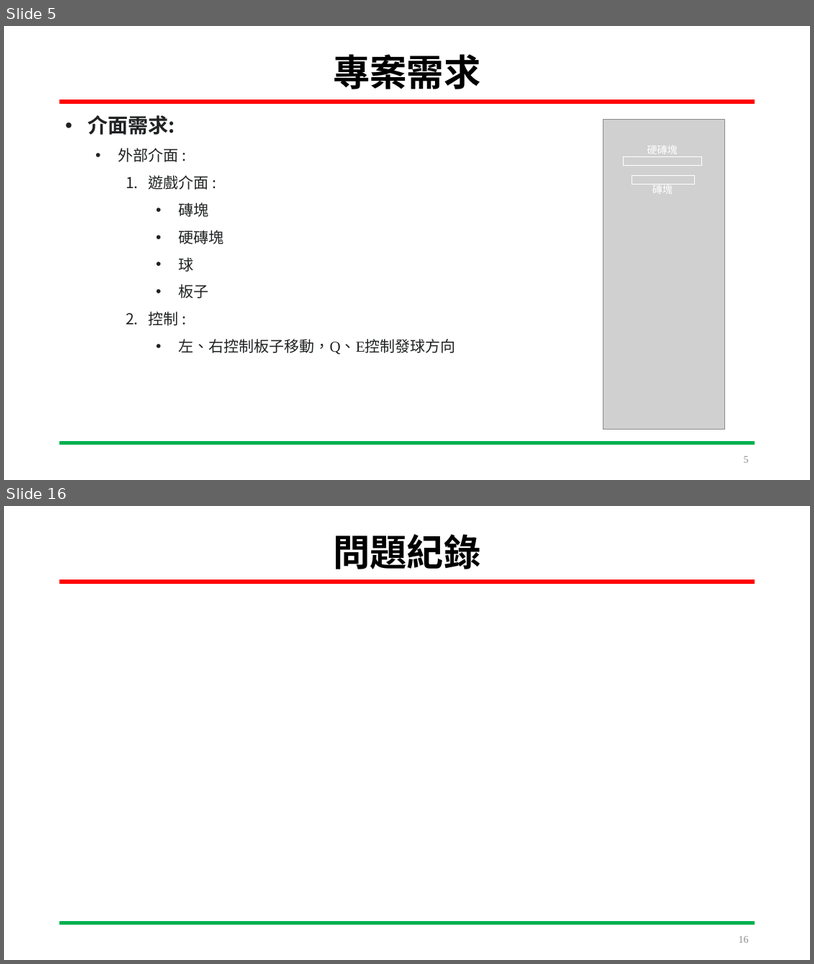
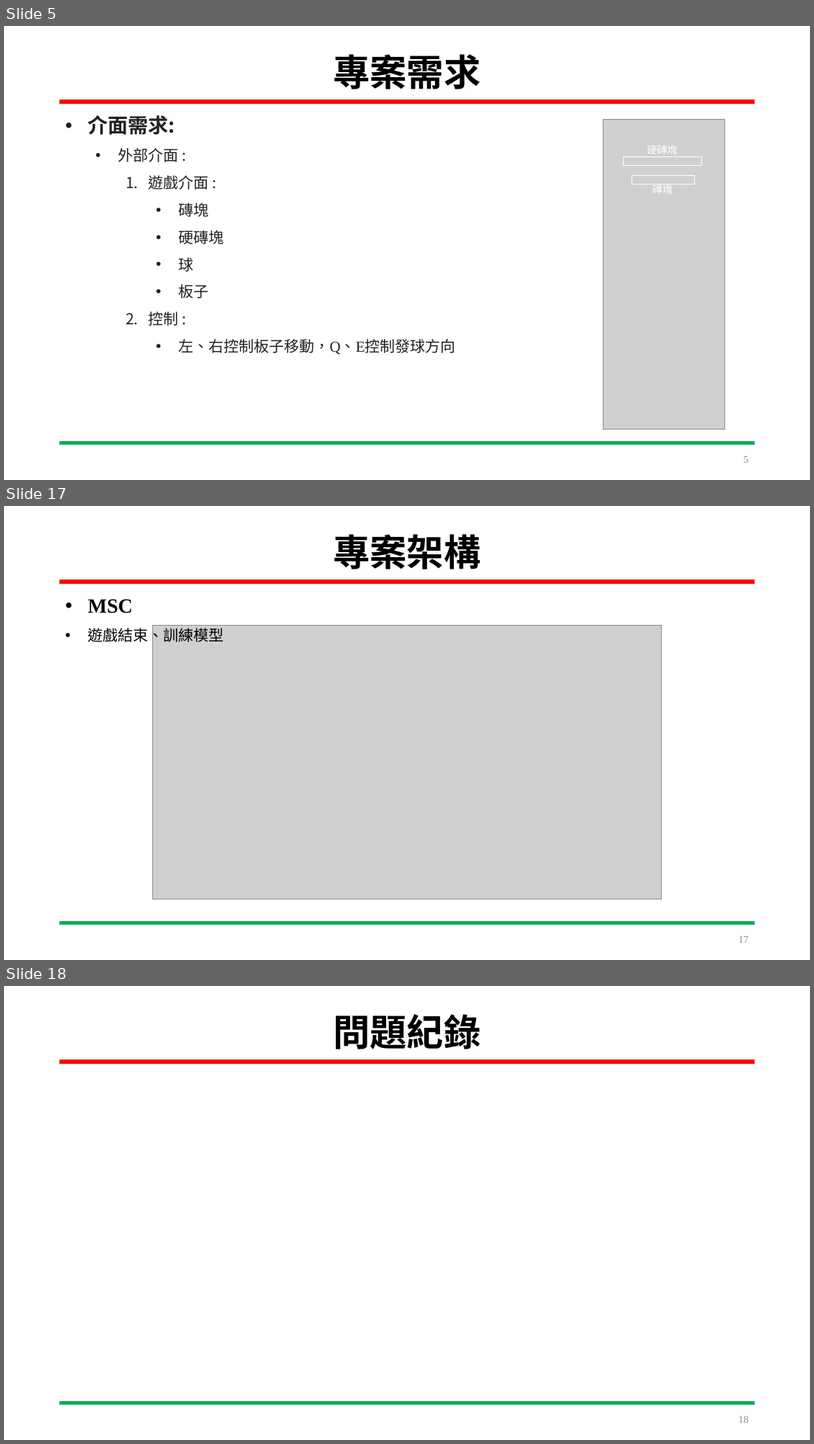
Before and after one commit to HOURFA/ML, a slide deck: final_project/DevelopmentLog/ML_finalproject.pptx. Shown one above the other, each under a label of ours: slides 5 and 16 before the commit, slides 5, 17 and 18 after it; the slides between them are not shown. The pictures are 814x964 and 814x1444 pixels, drawn with LibreOffice and Linux fonts; fonts in the diff are those of the drawing; grey boxes stand for pictures. Boxes give left, top, right and bottom in pixels: in the first picture for what was removed or moved away, otherwise in the second. Text is boxed around its words. In the diff, an @@ line names an element or a change of style, - is before the commit and + after.

```diff
--- a/final_project/DevelopmentLog/ML_finalproject.pptx
+++ b/final_project/DevelopmentLog/ML_finalproject.pptx
@@ slide 17 added at [4, 506, 810, 960], background #FFFFFF; not listed: 2 template elements that a slide beside it also shows @@
@@ title added at [333, 534, 481, 569], 44 pt, text #000000, bold @@
+專案架構
@@ text added at [88, 599, 224, 644], 18 pt, text #000000 @@
+• MSC
+• 遊戲結束、訓練模型
@@ picture added at [153, 626, 662, 898] @@
@@ page number added at [739, 936, 749, 942], 12 pt, text #8C8C8C @@
+17
@@ what was slide 16 is now slide 18 @@
```
Also in this commit, not shown: 10 slides changed, 1 other slide added, 1 other file.
